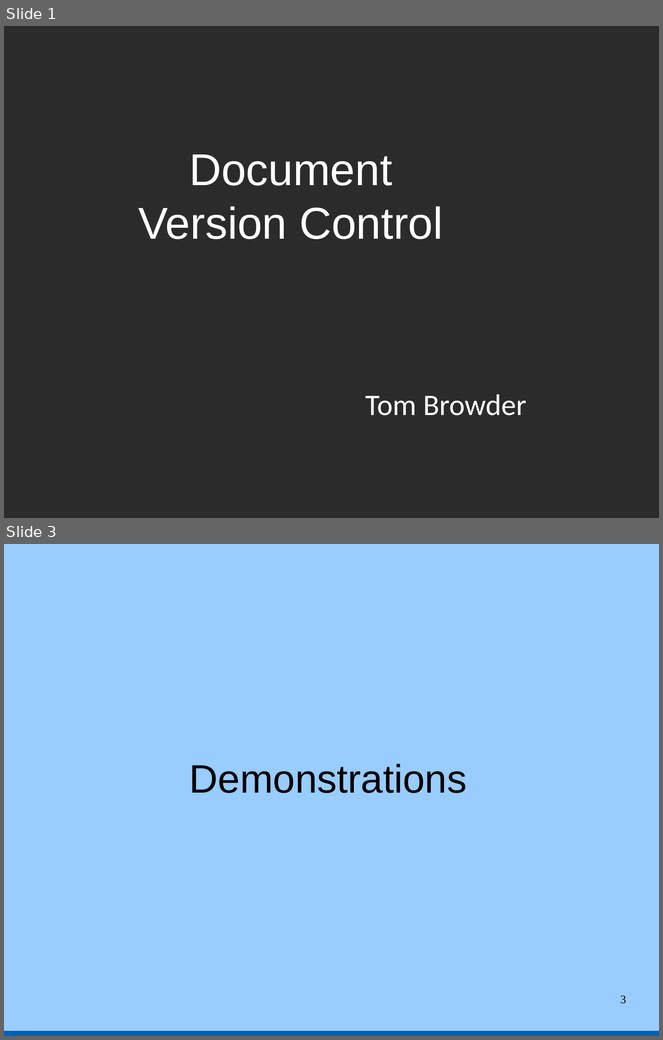
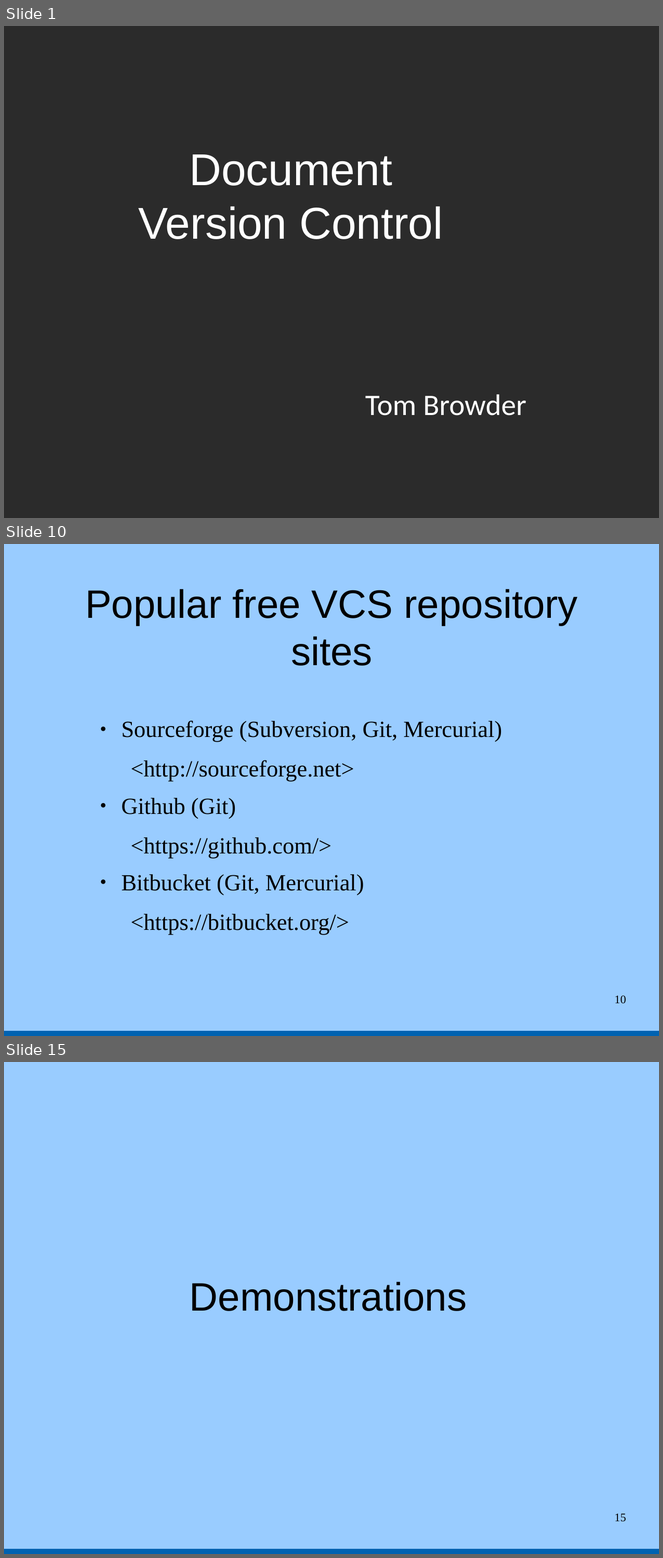
Before and after one commit to tbrowder/nwflug, a slide deck: NWFLUG/mtg-2015-07-06/version-control.odp. Shown one above the other, each under a label of ours: slides 1 and 3 before the commit, slides 1, 10 and 15 after it; the slides between them are not shown. The pictures are 663x1040 and 663x1558 pixels, drawn with LibreOffice and Linux fonts; fonts in the diff are those of the drawing; background and template pictures are left out; a plain dark background stands for a picture behind light text. Boxes give left, top, right and bottom in pixels: in the first picture for what was removed or moved away, otherwise in the second. Text is boxed around its words. In the diff, an @@ line names an element or a change of style, - is before the commit and + after.

```diff
--- a/NWFLUG/mtg-2015-07-06/version-control.odp
+++ b/NWFLUG/mtg-2015-07-06/version-control.odp
@@ slide 10 added at (4, 544, 659, 1036), background #99CCFF; not listed: 1 template element that a slide beside it also shows @@
@@ title added at (85, 589, 578, 666), 48 pt, text #000000 @@
+Popular free VCS repository sites
@@ text added at (122, 720, 502, 935), 28 pt, text #000000 @@
+● Sourceforge (Subversion, Git, Mercurial)
+  <http://sourceforge.net>
+● Github (Git)
+  <https://github.com/>
+● Bitbucket (Git, Mercurial)
+  <https://bitbucket.org/>
@@ page number added at (614, 995, 626, 1004), 14 pt, text #000000 @@
+10
@@ what was slide 3 is now slide 15 @@
@@ page number at (614, 1513, 626, 1522): text changed @@
-3
+15
```
Also in this commit, not shown: 1 slide changed, 12 other slides added.
